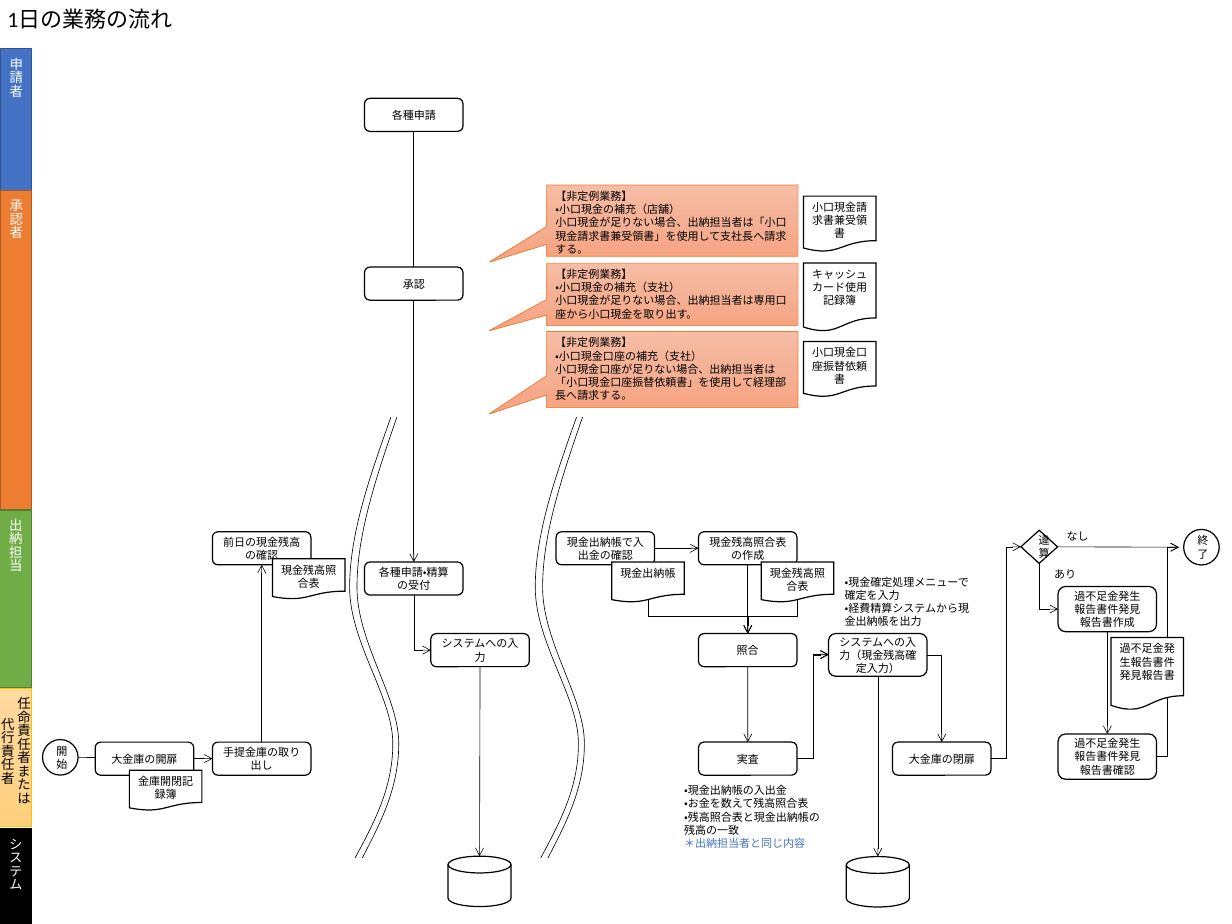
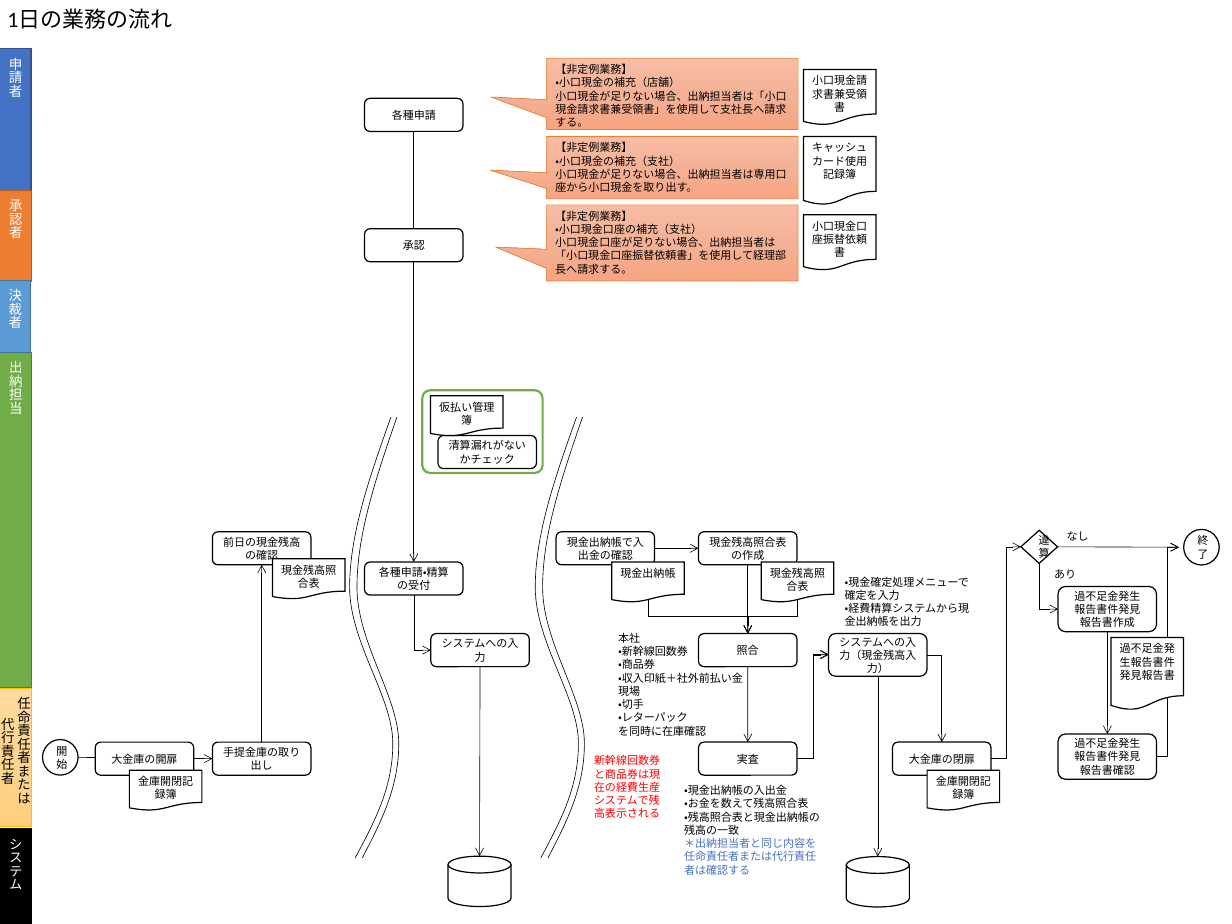
Before and after one commit to hide775533/vba_addin, a slide deck: slide 2 of 【作成中】業務フロー_現状.pptx (slide 1 before the commit). Drawn at 1232x924 pixels with LibreOffice and Linux fonts; fonts in the diff are those of the drawing. Boxes give left, top, right and bottom in pixels: in the first picture for what was removed or moved away, otherwise in the second. Text is boxed around its words. In the diff, an @@ line names an element or a change of style, - is before the commit and + after.

```diff
--- a/【作成中】業務フロー_現状.pptx
+++ b/【作成中】業務フロー_現状.pptx
@@ proportions changed in 3 elements at [546,136,798,199], [546,205,798,281], [546,58,798,129] @@
@@ 3 speech boxes, 3 flow chart documents: place and size @@
-3 speech boxes, 3 flow chart documents at [546,185,876,407]
+3 speech boxes, 3 flow chart documents at [546,58,876,281]
@@ rectangle "承認者": place and size @@
-rectangle "承認者" at [0,190,32,509]
+rectangle "承認者" at [0,190,32,281]
@@ rounded rectangle "承認": place and size @@
-rounded rectangle "承認" at [364,267,463,300]
+rounded rectangle "承認" at [364,229,463,262]
@@ rectangle added at [0,281,31,352], fill #5B9BD5, outline #43739E 1 pt, 11 pt, text #FFFFFF @@
+決裁者
@@ rectangle "出納担当": place and size @@
-rectangle "出納担当" at [0,510,31,688]
+rectangle "出納担当" at [0,352,31,687]
@@ rounded rectangle added at [422,391,543,473], outline #70AD47 1.75 pt @@
@@ flow chart document added at [430,396,502,436], fill #FFFFFF, outline #000000 1 pt, 9 pt, text #000000 @@
+仮払い管理簿
@@ rounded rectangle added at [438,436,537,469], fill #FFFFFF, outline #000000 1 pt, 9 pt, text #000000 @@
+清算漏れがないかチェック
@@ text added at [618,632,743,736], 9 pt, text #000000 @@
+本社
+・新幹線回数券
+・商品券
+・収入印紙＋社外前払い金
+現場
+・切手
+・レターパック
+を同時に在庫確認
@@ text in rounded rectangle at [839,637,916,676]: text changed @@
-システムへの入力（現金残高確定入力）
+システムへの入力（現金残高入力）
@@ text added at [594,755,660,818], 9 pt, text #FF0000 @@
+新幹線回数券と商品券は現在の経費生産システムで残高表示される
@@ flow chart document added at [928,770,1000,810], fill #FFFFFF, outline #000000 1 pt, 9 pt, text #000000 @@
+金庫開閉記録簿
@@ text at [684,837,816,875]: text changed @@
-＊出納担当者と同じ内容
+＊出納担当者と同じ内容を任命責任者または代行責任者は確認する
```
Also in this commit, not shown: 3 other slides changed, 10 slides added, 2 other files.
